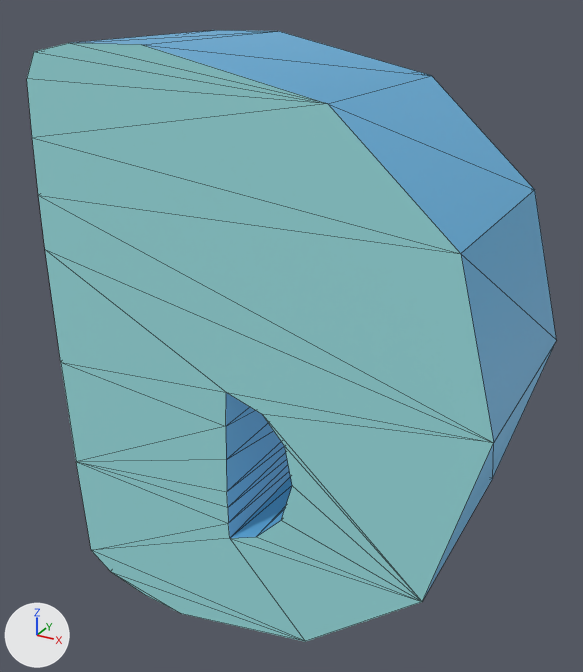
What one commit did to the glTF model scene/models/alphaNum/d.glb.
The view is the same before and after, from a 50 mm lens placed at (0.284, -0.535, 0.498), pointed at (-0.01, -0.001, 0.23). The axes (+X, +Y, +Z) are drawn at lower left. The lights are the same throughout. Mesh edges are drawn as thin lines. Objects named as collision shapes, trigger or cutter boxes, shadow casters or lower levels of detail are left out. Where no turn or scale is listed for an object, it has been applied to the vertices.

Names of what the first picture shows: 'd'.
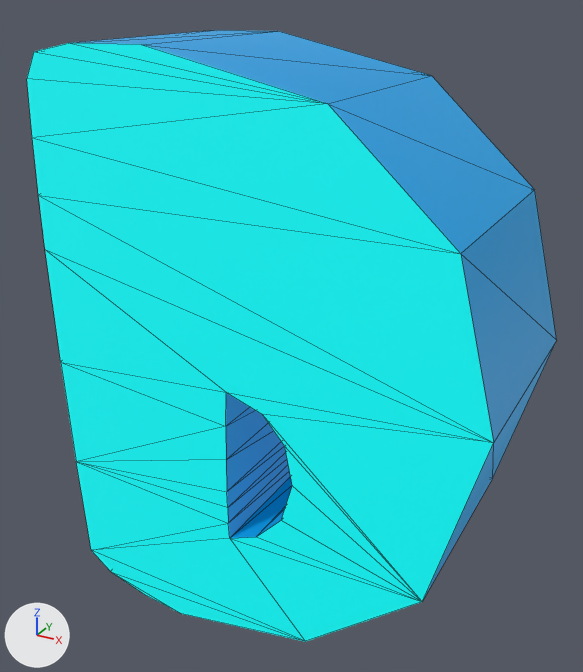
What the commit changed:
Material 'Light' (mat_light) changes colour from cyan #89c6c9 to cyan #00ffff; in linear values from (0.251, 0.566, 0.581) to (0.0, 1.0, 1.0).
In material 'Light' (mat_light), emission_color goes from (0.05, 0.113, 0.115) (dark cyan #3f5e5f) to (0.0, 0.2, 0.2) (dark cyan #007c7c).
Material 'Dark' (mat_dark) changes colour from blue #599dc6 to cyan #0094d3; in linear values from (0.101, 0.338, 0.562) to (0.0, 0.296, 0.651).
In material 'Dark' (mat_dark), emission_color goes from (0.02, 0.0673, 0.113) (dark blue #27495e) to (0.0, 0.0592, 0.13) (dark blue #004565).

Pixel boxes [x1, y1, x2, y2] of what changed, in the pictures (583 x 672 px):
'd', recoloured
    both: [27, 30, 556, 642]
